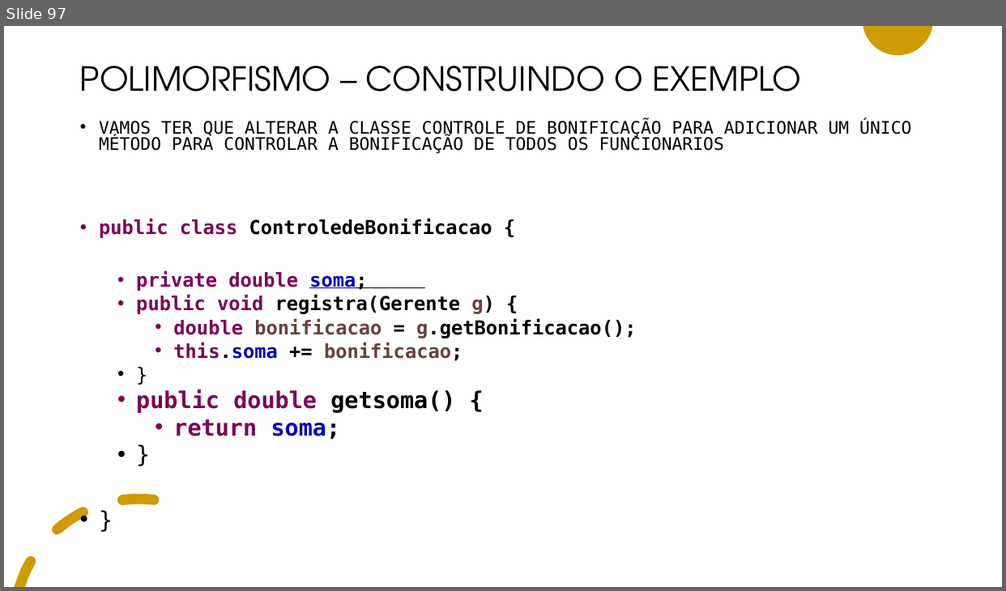
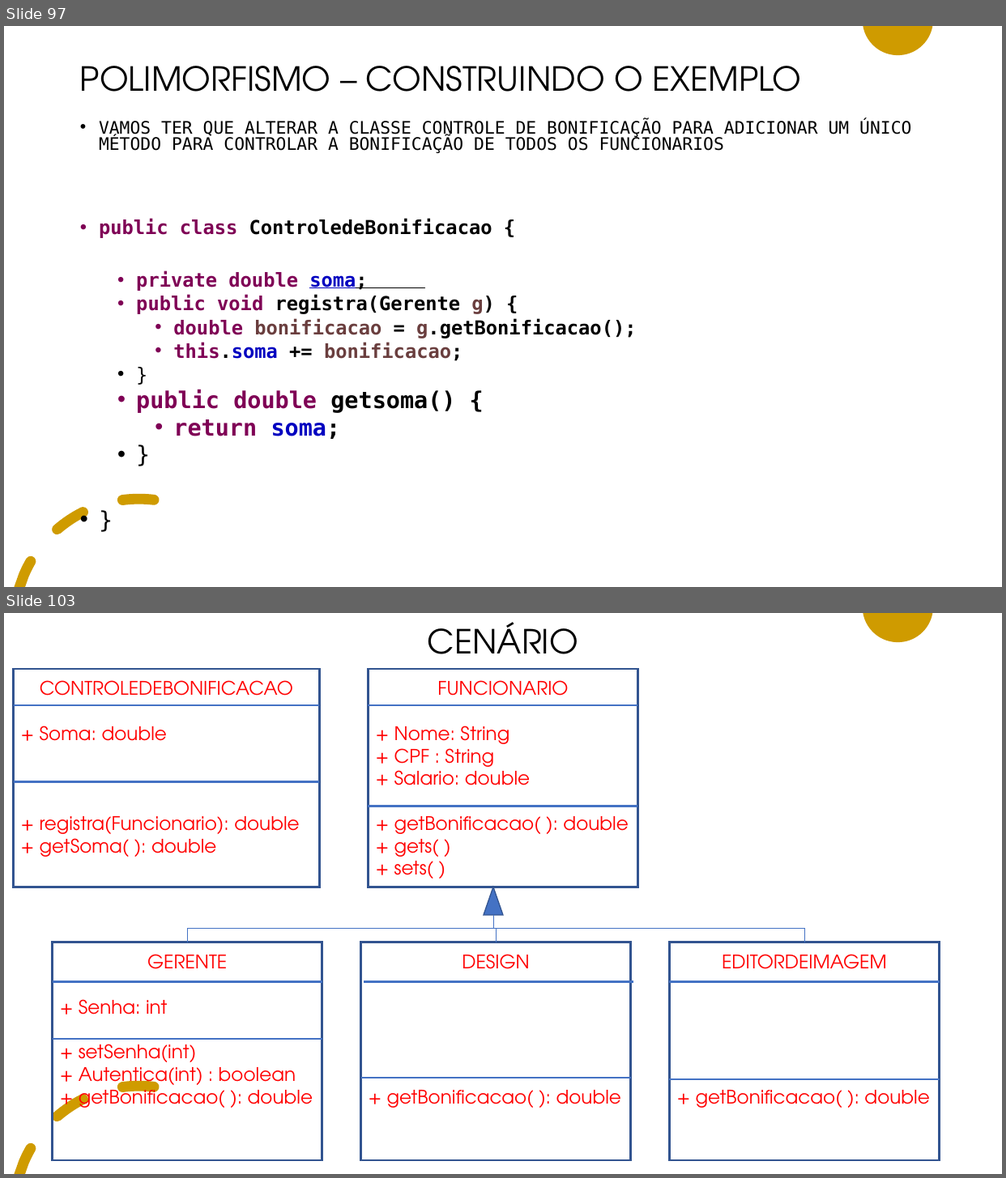
Before and after one commit to adilsonlopesoracle/ProgramacaoAvancada_Olinda, a slide deck: PROGRAMACAO_AVANCADA.pptx. Shown one above the other, each under a label of ours: slide 97 before the commit, slides 97 and 103 after it; the slides between them are not shown. The pictures are 1006x591 and 1006x1178 pixels, drawn with LibreOffice and Linux fonts; fonts in the diff are those of the drawing. Boxes give left, top, right and bottom in pixels: in the first picture for what was removed or moved away, otherwise in the second. Text is boxed around its words. In the diff, an @@ line names an element or a change of style, - is before the commit and + after.

```diff
--- a/PROGRAMACAO_AVANCADA.pptx
+++ b/PROGRAMACAO_AVANCADA.pptx
@@ slide 103 added at [4, 613, 1002, 1174], background #FFFFFF; not listed: 2 template elements that a slide beside it also shows @@
@@ title added at [428, 622, 578, 670], 32 pt, text #000000 @@
+CENÁRIO
@@ rectangle added at [13, 669, 319, 888], outline #325491 2 pt, 18 pt, text #FF0000 @@
+CONTROLEDEBONIFICACAO
++ Soma: double
++ registra(Funcionario): double
++ getSoma( ): double
@@ rectangle added at [368, 669, 637, 888], outline #325491 2 pt, 18 pt, text #FF0000 @@
+FUNCIONARIO
++ Nome: String
++ CPF : String
++ Salario: double
++ getBonificacao( ): double
++ gets( )
++ sets( )
@@ line added from (13, 706) to (319, 706), #4472C4 2 pt @@
@@ line added from (368, 706) to (638, 706), #4472C4 2 pt @@
@@ line added from (13, 782) to (319, 782), #4472C4 2 pt @@
@@ line added from (368, 806) to (638, 806), #4472C4 2 pt @@
@@ triangle added at [484, 887, 503, 914], fill #4472C4, outline #325491 1 pt @@
@@ elbow line added from (187, 943) to (493, 915), #4472C4 0.5 pt @@
@@ elbow line added from (496, 943) to (493, 915), #4472C4 0.5 pt @@
@@ elbow line added from (804, 943) to (493, 915), #4472C4 0.5 pt @@
@@ rectangle added at [53, 943, 322, 1161], outline #325491 2 pt, 18 pt, text #FF0000 @@
+GERENTE
++ Senha: int
++ setSenha(int)
++ Autentica(int) : boolean
++ getBonificacao( ): double
@@ rectangle added at [361, 943, 631, 1161], outline #325491 2 pt, 18 pt, text #FF0000 @@
+DESIGN
++ getBonificacao( ): double
@@ rectangle added at [670, 943, 939, 1161], outline #325491 2 pt, 18 pt, text #FF0000 @@
+EDITORDEIMAGEM
++ getBonificacao( ): double
@@ line added from (53, 982) to (322, 982), #4472C4 2 pt @@
@@ line added from (364, 982) to (633, 982), #4472C4 2 pt @@
@@ line added from (670, 982) to (939, 982), #4472C4 2 pt @@
@@ line added from (53, 1039) to (322, 1039), #4472C4 2 pt @@
@@ line added from (361, 1078) to (632, 1078), #4472C4 2 pt @@
@@ line added from (670, 1080) to (939, 1080), #4472C4 2 pt @@
```
Also in this commit, not shown: 48 other slides added.
